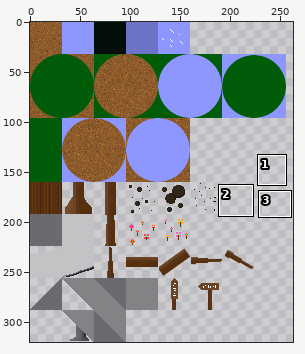
One commit to this sprite sheet: SurvivalOfThe/Assets/Resources/Tiledmaps/Tilesets/tileset_woods.png. The first picture is a wide view before the edit; the outline marks the close-up.
Close-up. First the earlier version:
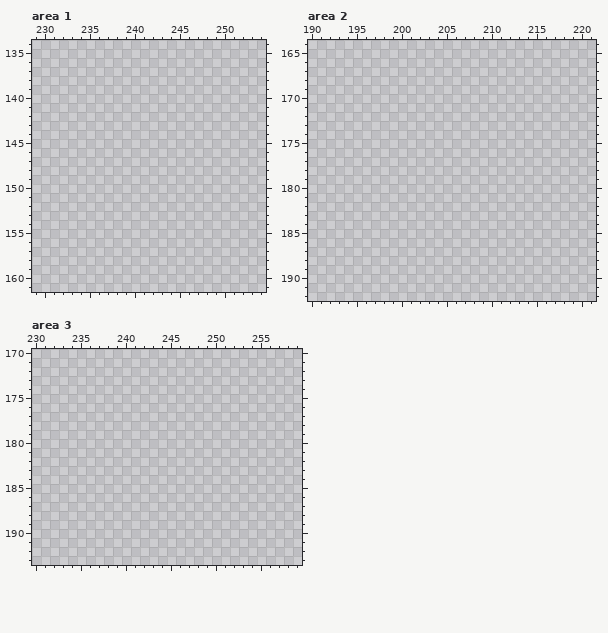
The file is 320x320 pixels. Pixels under 10% opacity are left out. Colours within 5 levels of each other are drawn and written as one. Shown: area 1: x 229..254, y 134..161; area 2: x 190..221, y 164..192; area 3: x 230..259, y 170..193. The wide view leaves out empty margins. The commit also changed other parts of the picture, which this record leaves out.
After the commit:
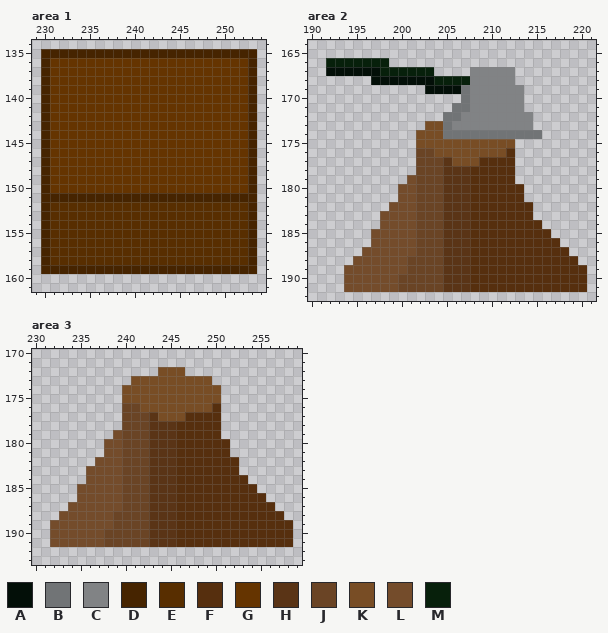
Palette (. is transparent): A #030f08  B #717476  C #818385  D #462400  E #582e00  F #562f0e  G #653400  H #5a3416  J #6a4425  K #784d25  L #744c2b  M #07200b
Diff:
--- area 1
@@ x 229..254 @@
 134 ..........................
-135 ..........................
-136 ..........................
-137 ..........................
-138 ..........................
-139 ..........................
-140 ..........................
-141 ..........................
-142 ..........................
-143 ..........................
-144 ..........................
-145 ..........................
-146 ..........................
-147 ..........................
-148 ..........................
-149 ..........................
-150 ..........................
-151 ..........................
-152 ..........................
-153 ..........................
-154 ..........................
-155 ..........................
-156 ..........................
-157 ..........................
-158 ..........................
-159 ..........................
+135 .DDDDDDDDDDDDDDDDDDDDDDDD.
+136 .DGGGGGGGGGGGGGGGGGGGGGGD.
+137 .DGGGGGGGGGGGGGGGGGGGGGGD.
+138 .DGGGGGGGGGGGGGGGGGGGGGGD.
+139 .DGGGGGGGGGGGGGGGGGGGGGGD.
+140 .DGGGGGGGGGGGGGGGGGGGGGGD.
+141 .DGGGGGGGGGGGGGGGGGGGGGGD.
+142 .DGGGGGGGGGGGGGGGGGGGGGGD.
+143 .DGGGGGGGGGGGGGGGGGGGGGGD.
+144 .DGGGGGGGGGGGGGGGGGGGGGGD.
+145 .DGGGGGGGGGGGGGGGGGGGGGGD.
+146 .DGGGGGGGGGGGGGGGGGGGGGGD.
+147 .DGGGGGGGGGGGGGGGGGGGGGGD.
+148 .DGGGGGGGGGGGGGGGGGGGGGGD.
+149 .DGGGGGGGGGGGGGGGGGGGGGGD.
+150 .DGGGGGGGGGGGGGGGGGGGGGGD.
+151 .DDDDDDDDDDDDDDDDDDDDDDDD.
+152 .DEEEEEEEEEEEEEEEEEEEEEED.
+153 .DEEEEEEEEEEEEEEEEEEEEEED.
+154 .DEEEEEEEEEEEEEEEEEEEEEED.
+155 .DEEEEEEEEEEEEEEEEEEEEEED.
+156 .DEEEEEEEEEEEEEEEEEEEEEED.
+157 .DEEEEEEEEEEEEEEEEEEEEEED.
+158 .DEEEEEEEEEEEEEEEEEEEEEED.
+159 .DDDDDDDDDDDDDDDDDDDDDDDD.
 160 ..........................
--- area 2
@@ x 190..221 @@
 165 ................................
-166 ................................
-167 ................................
-168 ................................
-169 ................................
-170 ................................
-171 ................................
-172 ................................
-173 ................................
-174 ................................
-175 ................................
-176 ................................
-177 ................................
-178 ................................
-179 ................................
-180 ................................
-181 ................................
-182 ................................
-183 ................................
-184 ................................
-185 ................................
-186 ................................
-187 ................................
-188 ................................
-189 ................................
-190 ................................
-191 ................................
+166 ..MMMMMMM.......................
+167 ..AAAAAAMMMMMM....CCCCC.........
+168 .......AAAAAAAMMMMCCCCC.........
+169 .............AAAABCCCCCC........
+170 .................BCCCCCC........
+171 ................BBCCCCCC........
+172 ...............BBCCCCCCCC.......
+173 .............KKBCCCCCCCCC.......
+174 ............KKKBBBBBBBBBBB......
+175 ............KKKKKKKKKKK.........
+176 ............JJKKKKKKKKF.........
+177 ............JJJHKKKFFFF.........
+178 ............JJJHHHFFFFF.........
+179 ...........LJJJHHHFFFFF.........
+180 ..........LLJJJHHHFFFFFF........
+181 ..........LLJJJHHHFFFFFF........
+182 .........LLLJJJHHHFFFFFFF.......
+183 ........LLLLJJJHHHFFFFFFF.......
+184 ........LLLLJJJHHHFFFFFFFF......
+185 .......LLLLLJJJHHHFFFFFFFFF.....
+186 .......LLLLLJJJHHHFFFFFFFFFF....
+187 ......LLLLLLJJJHHHFFFFFFFFFFF...
+188 .....LLLLLLJJJJHHHFFFFFFFFFFFF..
+189 ....LLLLLLLJJJJHHHFFFFFFFFFFFFF.
+190 ....LLLLLLJJJJJHHHFFFFFFFFFFFFF.
+191 ....LLLLLLJJJJJHHHFFFFFFFFFFFFF.
 192 ................................
--- area 3
@@ x 230..259 @@
 171 ..............................
-172 ..............................
-173 ..............................
-174 ..............................
-175 ..............................
-176 ..............................
-177 ..............................
-178 ..............................
-179 ..............................
-180 ..............................
-181 ..............................
-182 ..............................
-183 ..............................
-184 ..............................
-185 ..............................
-186 ..............................
-187 ..............................
-188 ..............................
-189 ..............................
-190 ..............................
-191 ..............................
+172 ..............KKK.............
+173 ...........KKKKKKKKK..........
+174 ..........KKKKKKKKKKK.........
+175 ..........KKKKKKKKKKK.........
+176 ..........JJKKKKKKKKF.........
+177 ..........JJJHKKKFFFF.........
+178 ..........JJJHHHFFFFF.........
+179 .........LJJJHHHFFFFF.........
+180 ........LLJJJHHHFFFFFF........
+181 ........LLJJJHHHFFFFFF........
+182 .......LLLJJJHHHFFFFFFF.......
+183 ......LLLLJJJHHHFFFFFFF.......
+184 ......LLLLJJJHHHFFFFFFFF......
+185 .....LLLLLJJJHHHFFFFFFFFF.....
+186 .....LLLLLJJJHHHFFFFFFFFFF....
+187 ....LLLLLLJJJHHHFFFFFFFFFFF...
+188 ...LLLLLLJJJJHHHFFFFFFFFFFFF..
+189 ..LLLLLLLJJJJHHHFFFFFFFFFFFFF.
+190 ..LLLLLLJJJJJHHHFFFFFFFFFFFFF.
+191 ..LLLLLLJJJJJHHHFFFFFFFFFFFFF.
 192 ..............................
Where, in picture pixels (left, top, right, bottom), the same in both close-ups:
added: (41, 49, 257, 274)
added: (326, 58, 587, 292)
added: (50, 367, 293, 547)
